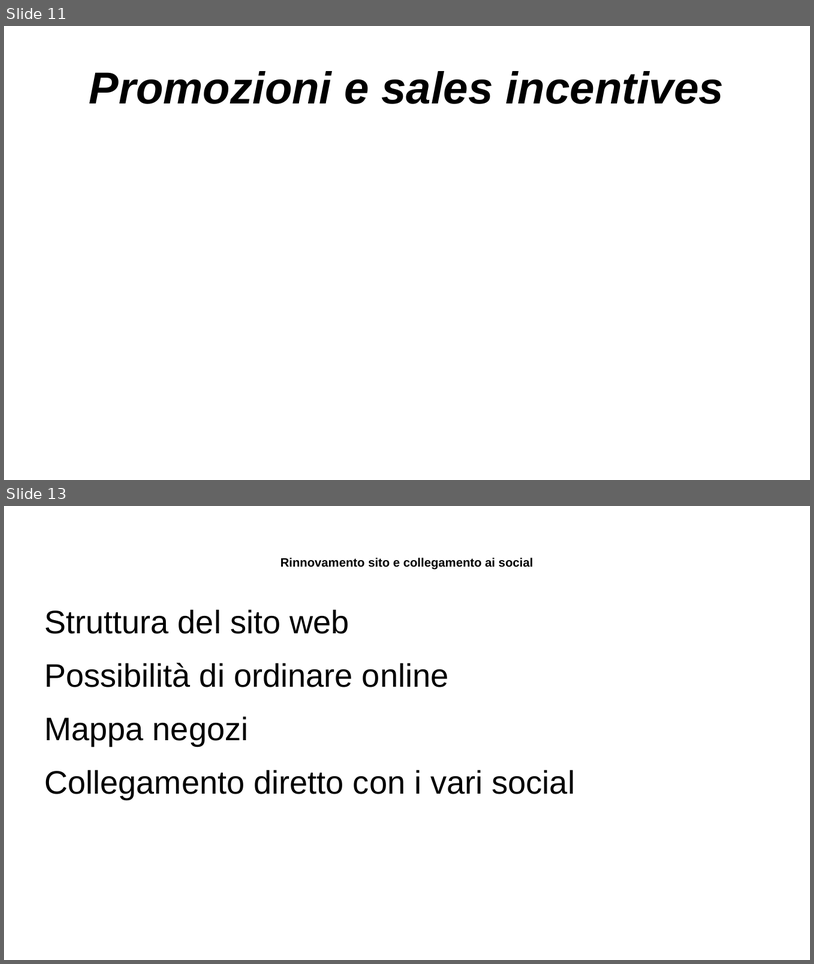
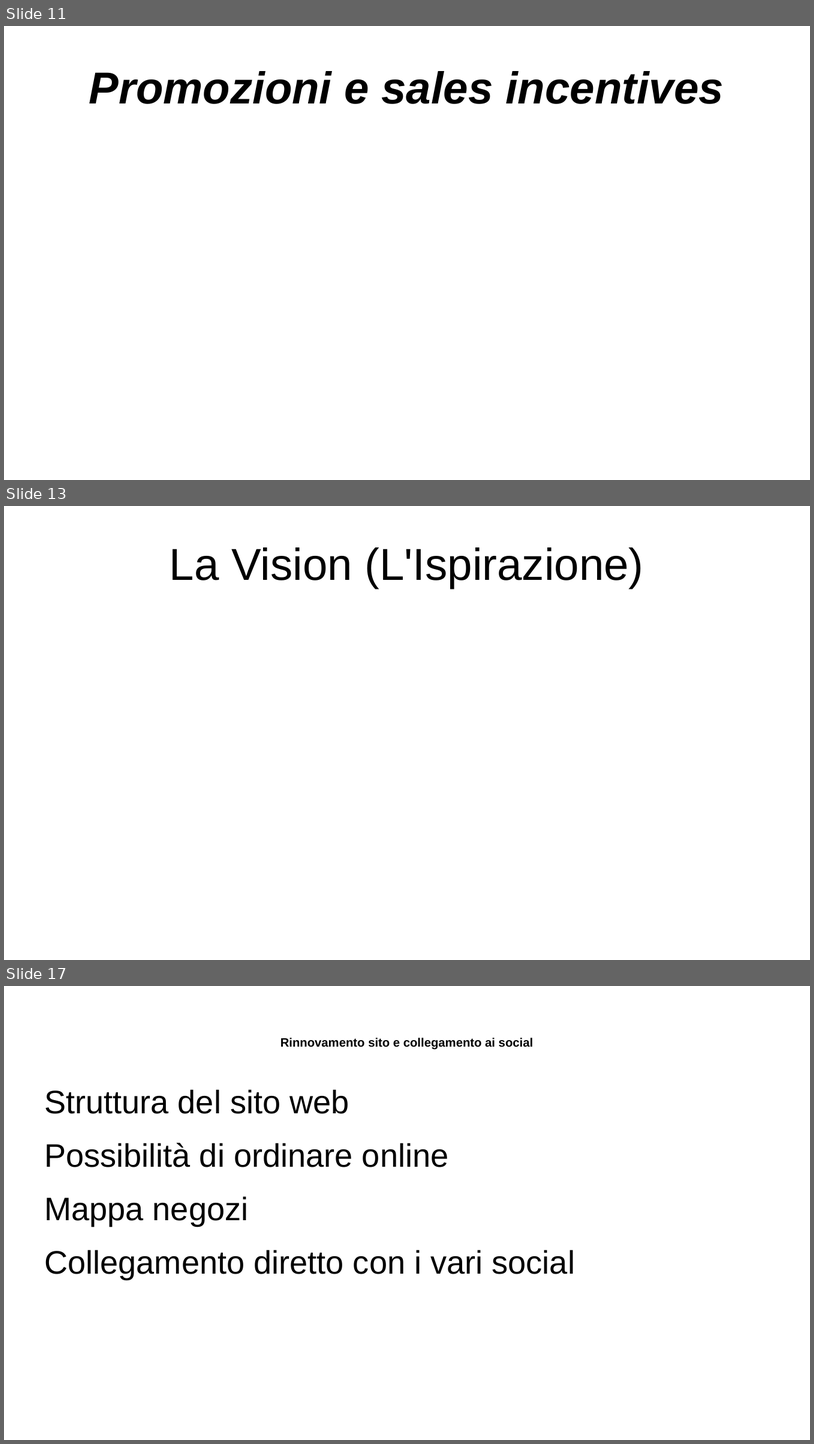
Before and after one commit to Jack-Ark-01/JustBurgerProjectWork, a slide deck: SecondaSuddivisioneGruppi/Logica/Materiale PPT/PPT lavoro.odp. Shown one above the other, each under a label of ours: slides 11 and 13 before the commit, slides 11, 13 and 17 after it; the slides between them are not shown. The pictures are 814x964 and 814x1444 pixels, drawn with LibreOffice and Linux fonts; fonts in the diff are those of the drawing. Boxes give left, top, right and bottom in pixels: in the first picture for what was removed or moved away, otherwise in the second. Text is boxed around its words. In the diff, an @@ line names an element or a change of style, - is before the commit and + after.

```diff
--- a/SecondaSuddivisioneGruppi/Logica/Materiale PPT/PPT lavoro.odp
+++ b/SecondaSuddivisioneGruppi/Logica/Materiale PPT/PPT lavoro.odp
@@ slide 13 added at (4,506,810,960), background #FFFFFF @@
@@ title added at (170,547,644,588), 44 pt, text #000000 @@
+La Vision (L'Ispirazione)
@@ what was slide 13 is now slide 17 @@
```
Also in this commit, not shown: 4 other slides added, 1 slide removed, 2 other files.
